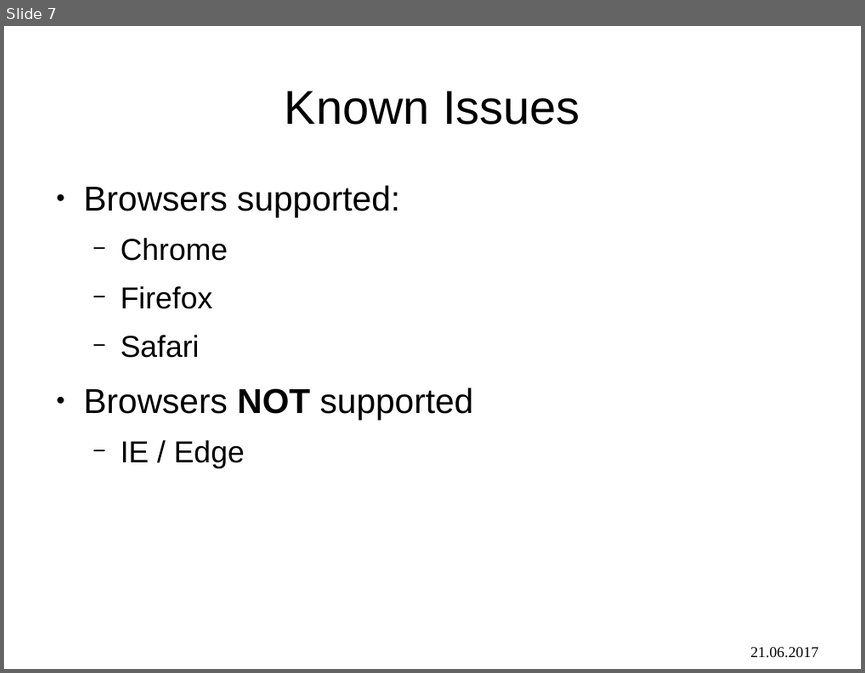
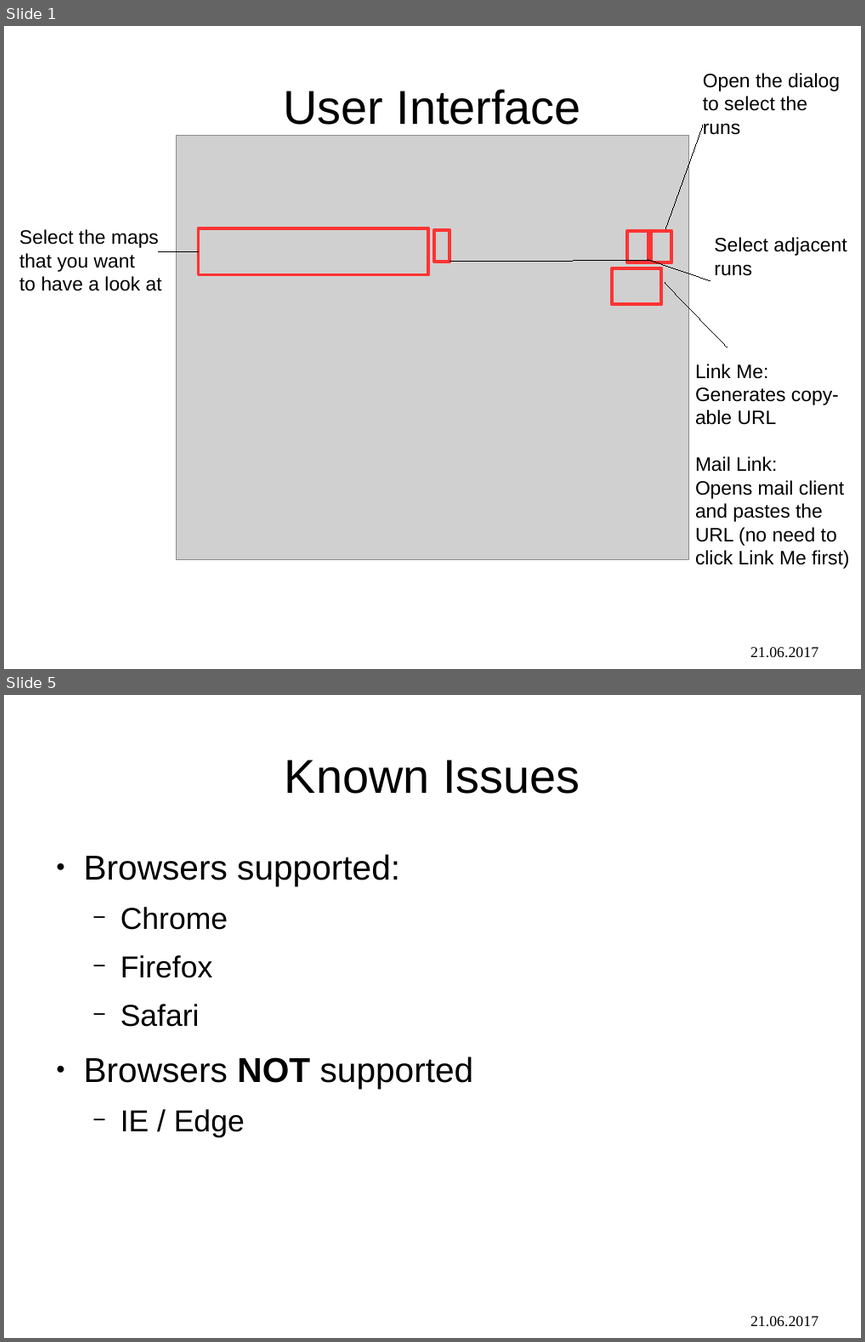
Before and after one commit to sroychow/cmsTrackerMaps, a slide deck: doc/tkmap_manual.odp. Shown one above the other, each under a label of ours: slide 7 before the commit, slides 1 and 5 after it; the slides between them are not shown. The pictures are 865x673 and 865x1342 pixels, drawn with LibreOffice and Linux fonts; fonts in the diff are those of the drawing; grey boxes stand for pictures. Boxes give left, top, right and bottom in pixels: in the first picture for what was removed or moved away, otherwise in the second. Text is boxed around its words. In the diff, an @@ line names an element or a change of style, - is before the commit and + after.

```diff
--- a/doc/tkmap_manual.odp
+++ b/doc/tkmap_manual.odp
@@ slide 1 added at [4,26,861,669], background #FFFFFF; not listed: 1 template element that a slide beside it also shows @@
@@ text added at [703,73,840,135], 18 pt, text #000000 @@
+Open the dialog
+to select the
+runs
@@ title added at [283,89,581,125], 44 pt, text #000000 @@
+User Interface
@@ line added from (664, 231) to (703, 125), #000000 0 pt @@
@@ picture added at [176,135,689,559] @@
@@ text added at [19,229,162,291], 18 pt, text #000000 @@
+Select the maps
+that you want
+to have a look at
@@ rectangle added at [199,228,428,275], outline #FF3333 3 pt @@
@@ line added from (199, 251) to (159, 251), #000000 0 pt @@
@@ rectangle added at [434,230,449,261], outline #FF3333 3 pt @@
@@ rectangle added at [628,231,651,263], outline #FF3333 3 pt @@
@@ rectangle added at [648,231,672,263], outline #FF3333 3 pt @@
@@ text added at [714,237,846,276], 18 pt, text #000000 @@
+Select adjacent
+runs
@@ line added from (449, 261) to (651, 260), #000000 0 pt @@
@@ rectangle added at [612,267,662,304], outline #FF3333 3 pt @@
@@ line added from (648, 260) to (710, 281), #000000 0 pt @@
@@ line added from (664, 283) to (727, 347), #000000 0 pt @@
@@ text added at [695,363,849,568], 18 pt, text #000000 @@
+Link Me:
+Generates copy-
+able URL
+Mail Link:
+Opens mail client
+and pastes the
+URL (no need to
+click Link Me first)
@@ what was slide 7 is now slide 5 @@
```
Also in this commit, not shown: 3 slides changed, 3 slides removed, 1 other file.
